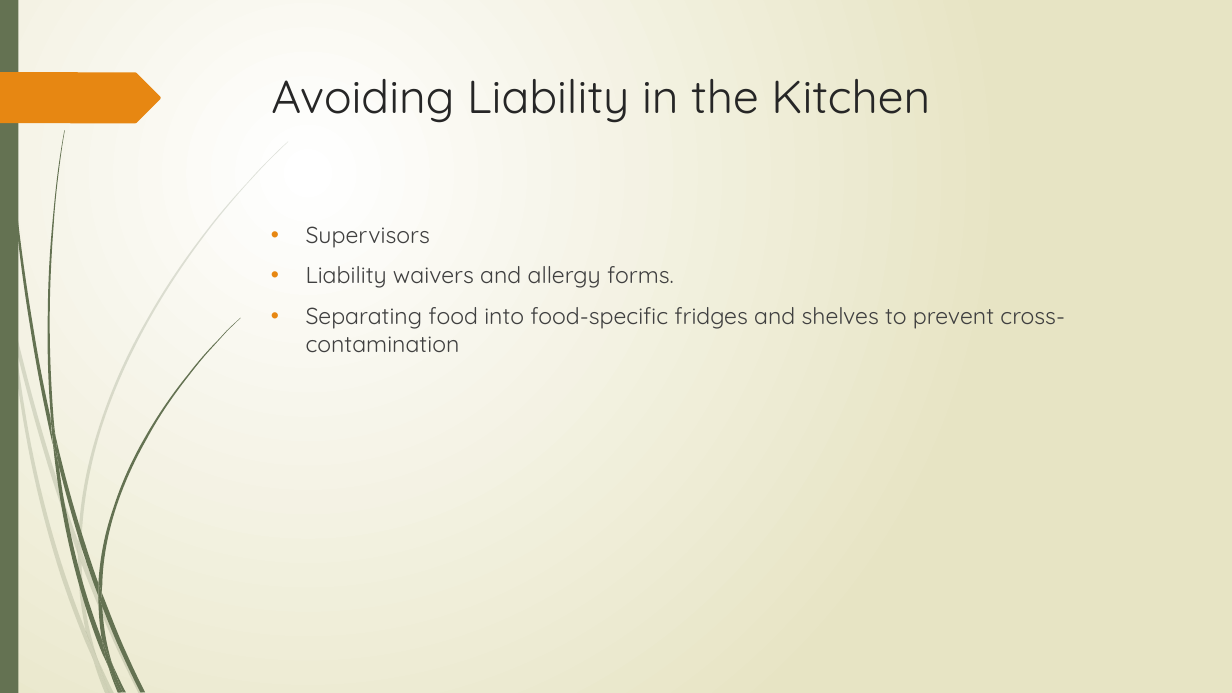
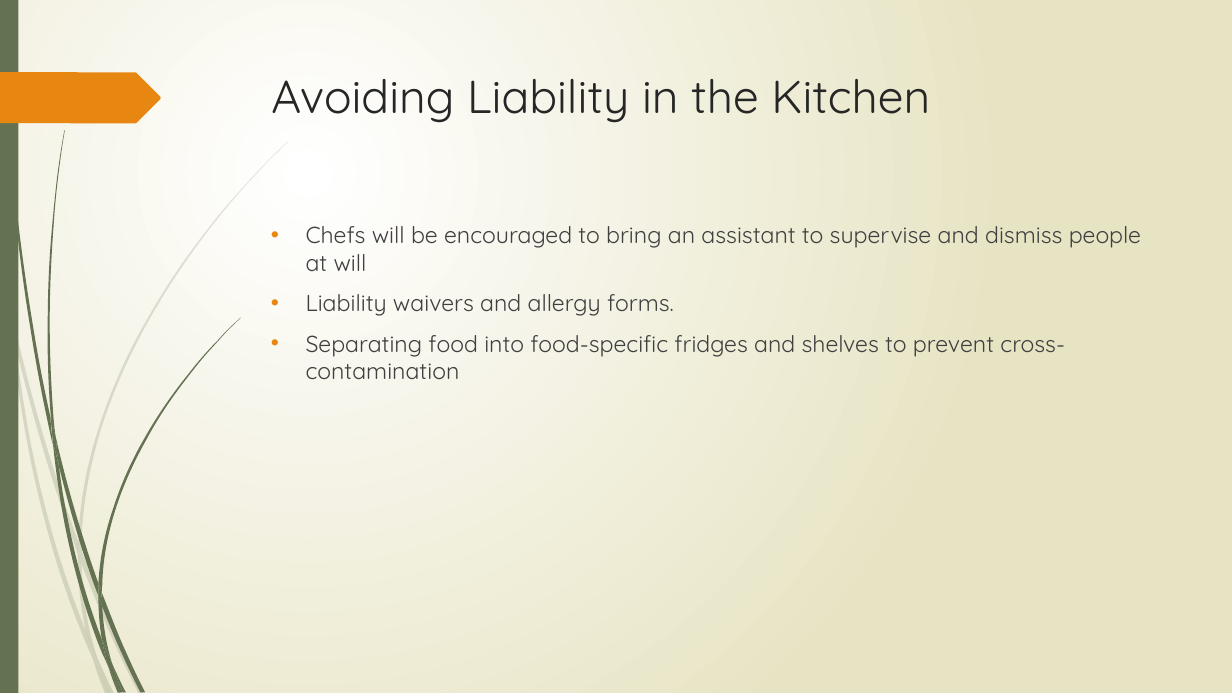
Before and after one commit to tieje/dogen, a slide deck: slide 16 of Presentation/SocialHub_FrancisT_06_23_2020.pptx. Drawn at 1232x693 pixels with LibreOffice and Linux fonts; fonts in the diff are those of the drawing. Boxes give left, top, right and bottom in pixels: in the first picture for what was removed or moved away, otherwise in the second. Text is boxed around its words. In the diff, an @@ line names an element or a change of style, - is before the commit and + after.

```diff
--- a/Presentation/SocialHub_FrancisT_06_23_2020.pptx
+++ b/Presentation/SocialHub_FrancisT_06_23_2020.pptx
@@ text at box(306, 226, 1141, 271): text changed @@
-• Supervisors
+• Chefs will be encouraged to bring an assistant to supervise and dismiss people at will
```
Also in this commit, not shown: 4 other slides changed.
